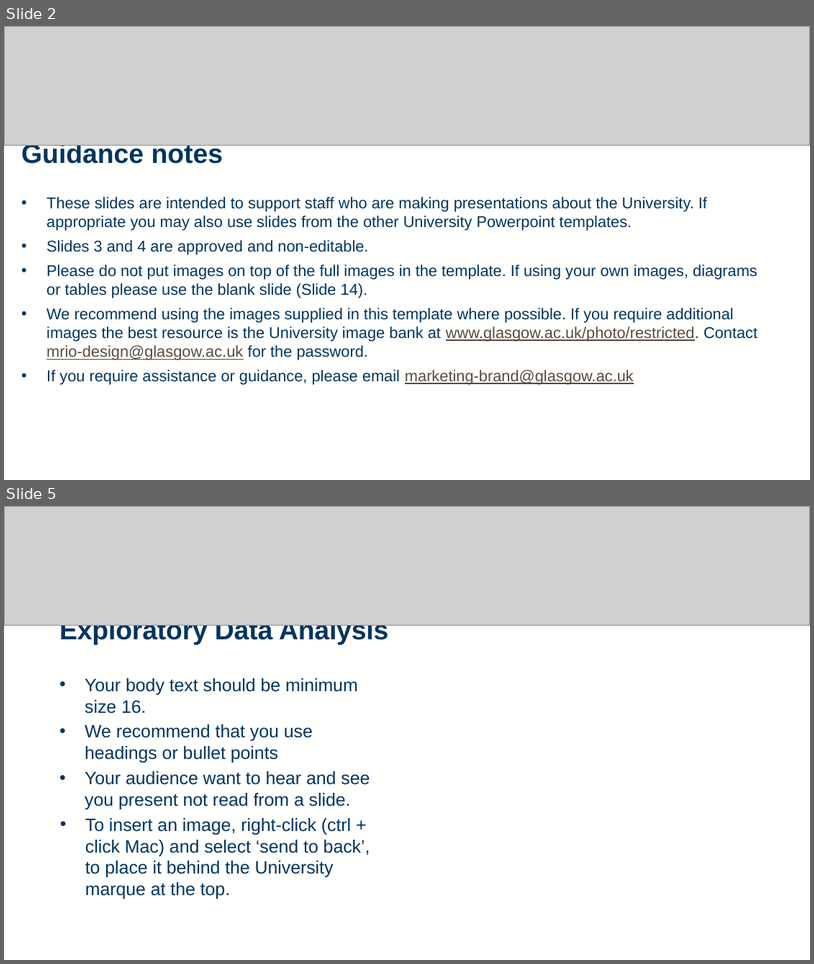
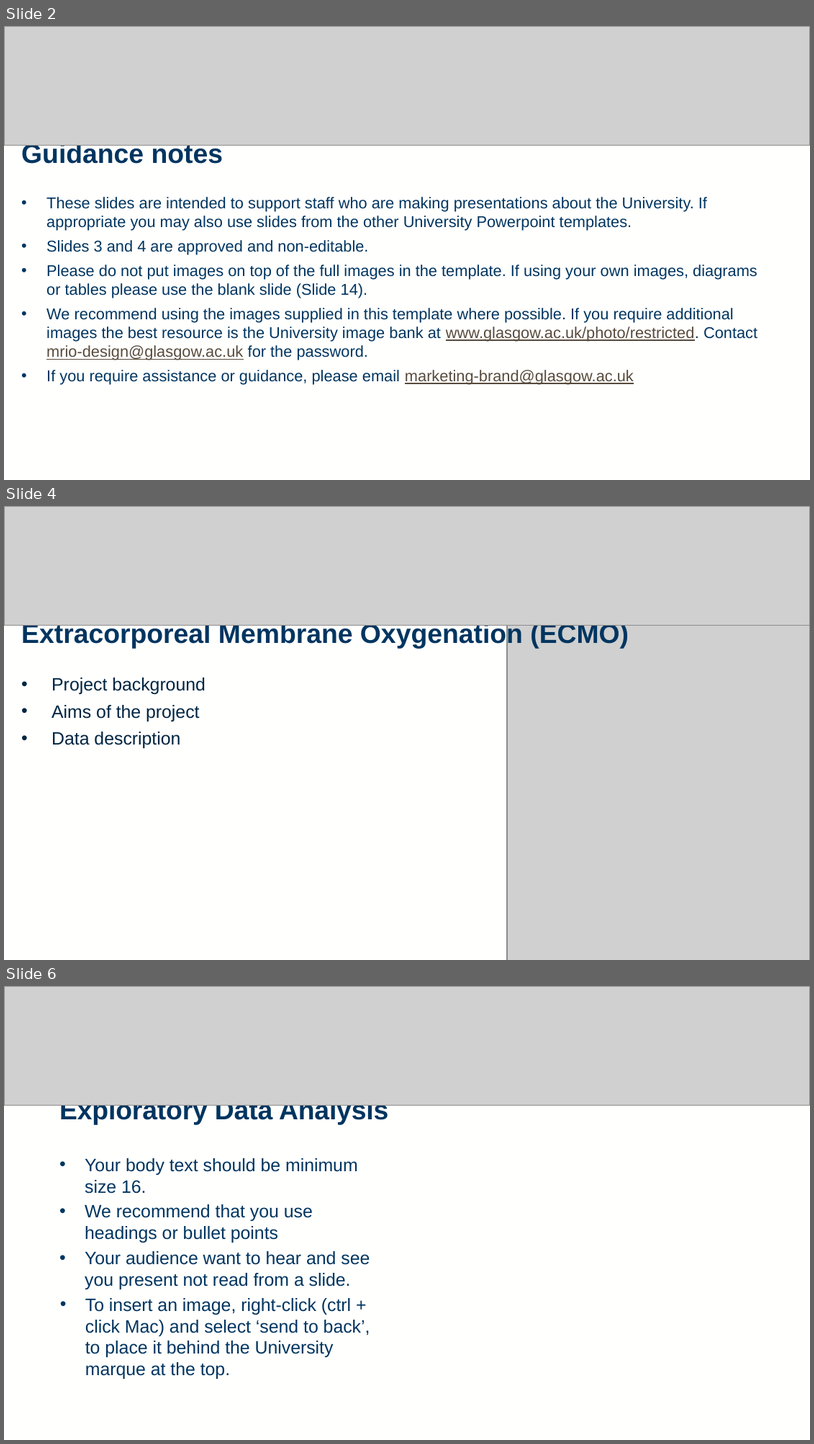
Before and after one commit to rtedwards/ARDS-classification, a slide deck: viva/viva_2416963E.pptx. Shown one above the other, each under a label of ours: slides 2 and 5 before the commit, slides 2, 4 and 6 after it; the slides between them are not shown. The pictures are 814x964 and 814x1444 pixels, drawn with LibreOffice and Linux fonts; fonts in the diff are those of the drawing; grey boxes stand for pictures. Boxes give left, top, right and bottom in pixels: in the first picture for what was removed or moved away, otherwise in the second. Text is boxed around its words. In the diff, an @@ line names an element or a change of style, - is before the commit and + after.

```diff
--- a/viva/viva_2416963E.pptx
+++ b/viva/viva_2416963E.pptx
@@ slide 4 added at [4, 506, 810, 960], background #FFFFFE; not listed: 3 template elements that a slide beside it also shows @@
@@ picture added at [4, 506, 810, 626] @@
@@ picture added at [507, 509, 810, 960] @@
@@ text added at [21, 625, 629, 748], 16 pt, text #002542 @@
+Extracorporeal Membrane Oxygenation (ECMO)
+• Project background
+• Aims of the project
+• Data description
@@ what was slide 5 is now slide 6 @@
```
Also in this commit, not shown: 3 slides changed, 8 other files.
